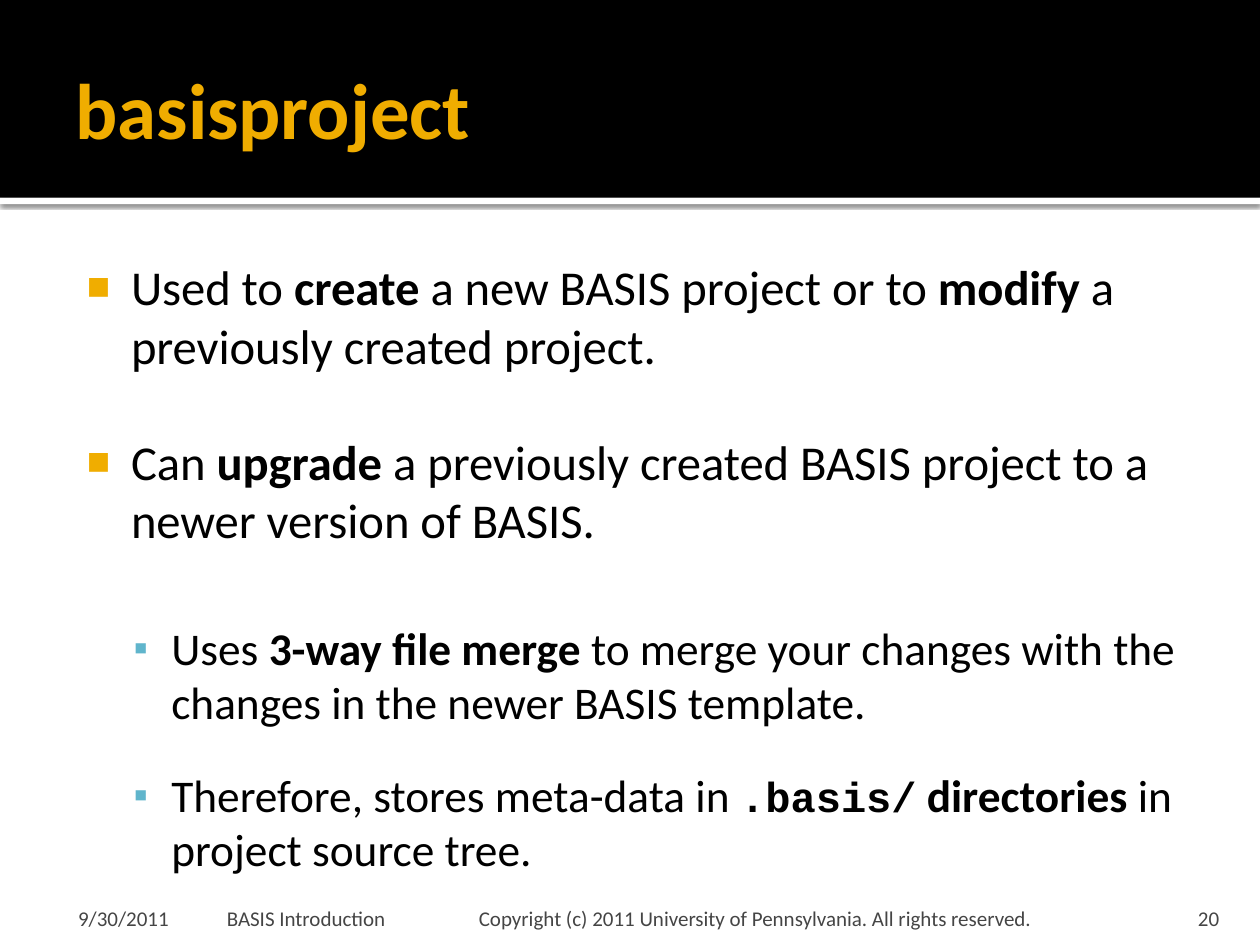
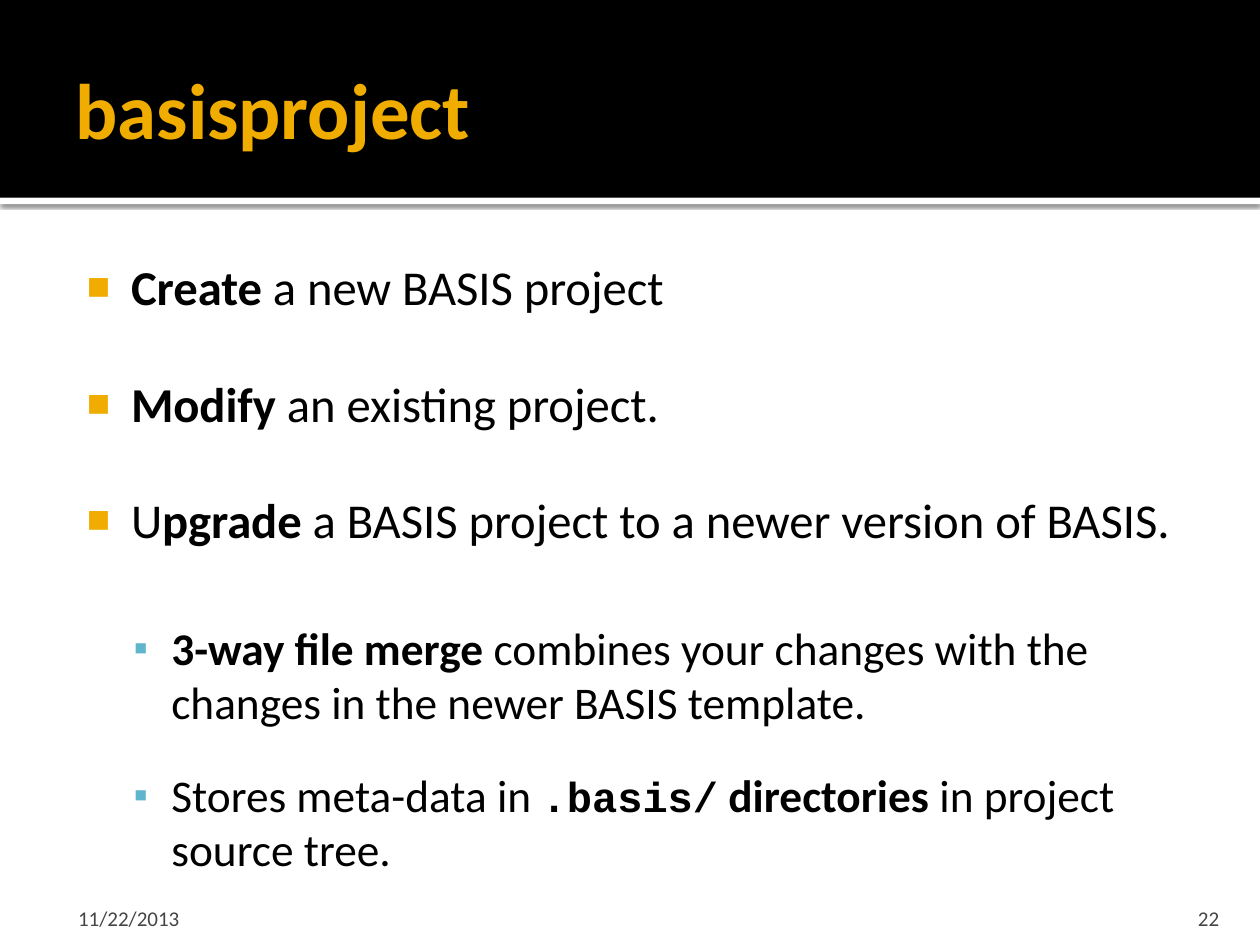
Before and after one commit to cmake-basis/legacy, a slide deck: slide 22 of doc/BASIS_Introduction.pptx (slide 20 before the commit). Drawn at 1260x945 pixels with LibreOffice and Linux fonts; fonts in the diff are those of the drawing; background and template pictures are left out. Boxes give left, top, right and bottom in pixels: in the first picture for what was removed or moved away, otherwise in the second. Text is boxed around its words. In the diff, an @@ line names an element or a change of style, - is before the commit and + after.

Commit message:
Issue #237 Correct dead links in Basis Introduction. Also improved clarity and updated outdated parts of the presentation to match the 3.0 release.

```diff
--- a/doc/BASIS_Introduction.pptx
+++ b/doc/BASIS_Introduction.pptx
@@ text at <box>131,271,1170,867</box>: text changed @@
-■ Used to create a new BASIS project or to modify a previously created project.
-■ Can upgrade a previously created BASIS project to a newer version of BASIS.
-  ▪ Uses 3-way file merge to merge your changes with the changes in the newer BASIS template.
-  ▪ Therefore, stores meta-data in .basis/ directories in project source tree.
+■ Create a new BASIS project
+■ Modify an existing project.
+■ Upgrade a BASIS project to a newer version of BASIS.
+  ▪ 3-way file merge combines your changes with the changes in the newer BASIS template.
+  ▪ Stores meta-data in .basis/ directories in project source tree.
@@ text at <box>78,911,179,927</box>: text changed @@
-9/30/2011
+11/22/2013
@@ text removed at <box>227,911,1031,930</box> @@
-BASIS Introduction Copyright (c) 2011 University of Pennsylvania. All rights reserved.
@@ page number at <box>1198,912,1219,926</box>: text changed @@
-20
+22
```
Also in this commit, not shown: 36 other slides changed, 6 slides added, 3 slides removed.
